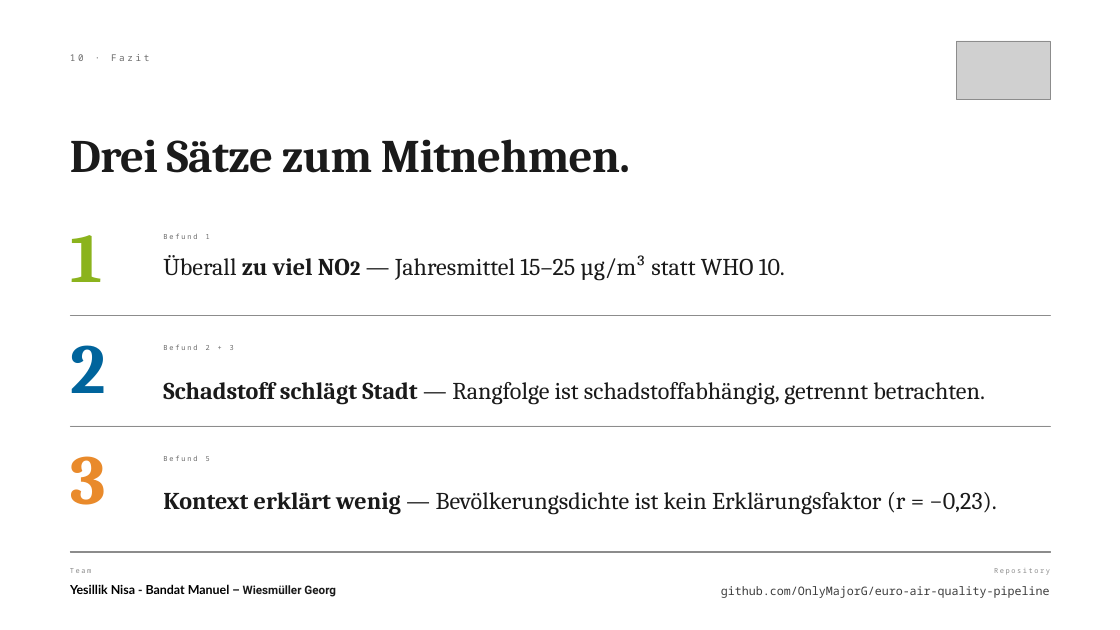
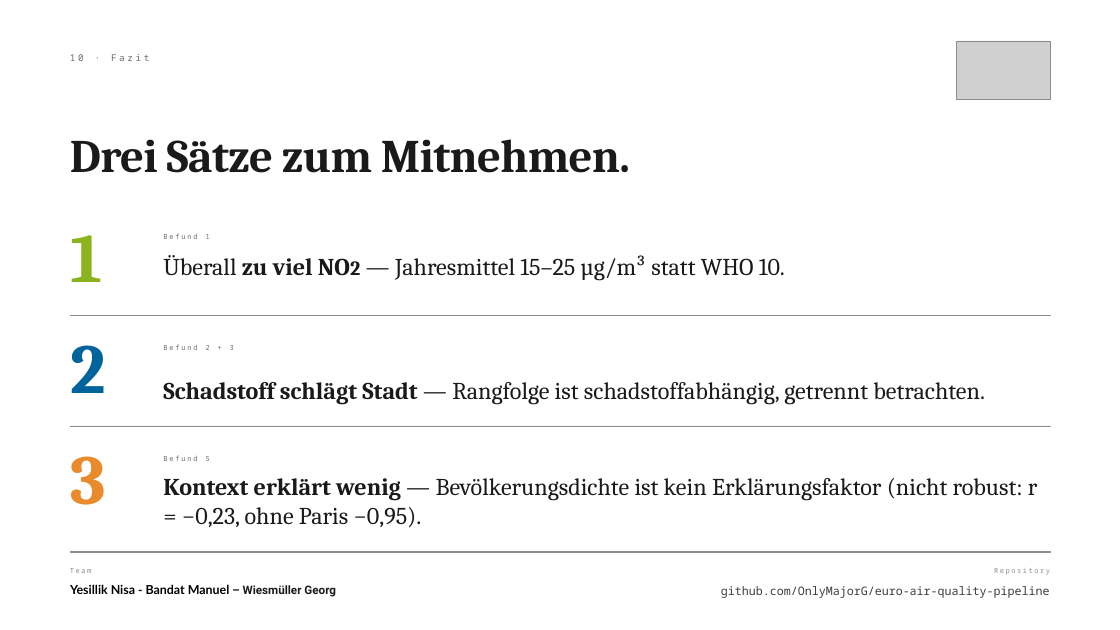
Before and after one commit to OnlyMajorG/euro-air-quality-pipeline, a slide deck: slide 11 of presentation/Luftqualität-Europa-BDENG.pptx. Drawn at 1120x630 pixels with LibreOffice and Linux fonts; fonts in the diff are those of the drawing; grey boxes stand for pictures; background and template pictures are left out. Boxes give left, top, right and bottom in pixels: in the first picture for what was removed or moved away, otherwise in the second. Text is boxed around its words. In the diff, an @@ line names an element or a change of style, - is before the commit and + after.

```diff
--- a/presentation/Luftqualität-Europa-BDENG.pptx
+++ b/presentation/Luftqualität-Europa-BDENG.pptx
@@ text at bbox=[163, 478, 1038, 528]: text changed @@
-Kontext erklärt wenig — Bevölkerungsdichte ist kein Erklärungsfaktor (r = −0,23).
+Kontext erklärt wenig — Bevölkerungsdichte ist kein Erklärungsfaktor (nicht robust: r = −0,23, ohne Paris −0,95).
```
Also in this commit, not shown: 3 other slides changed, 1 other file.
